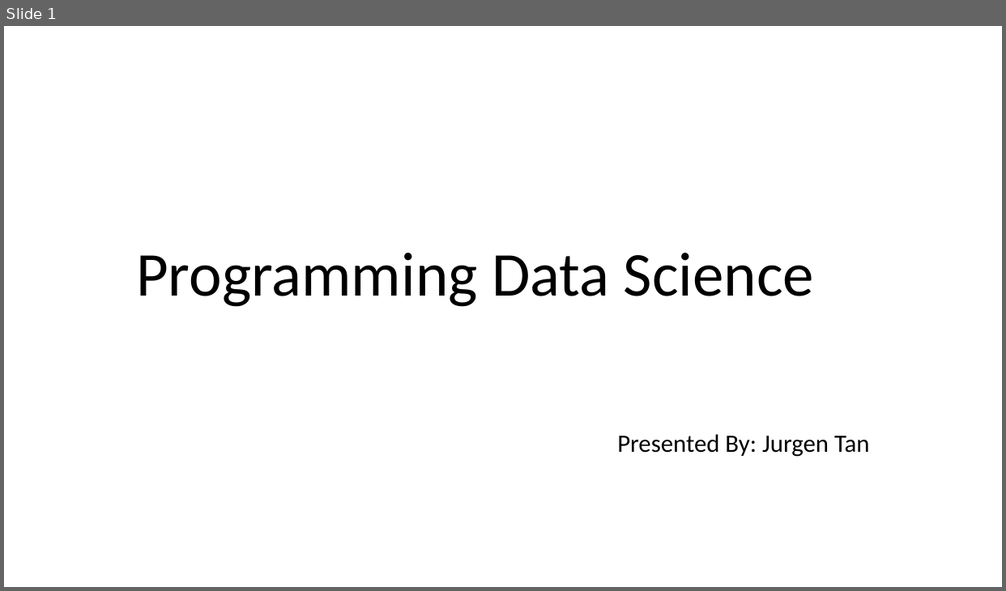
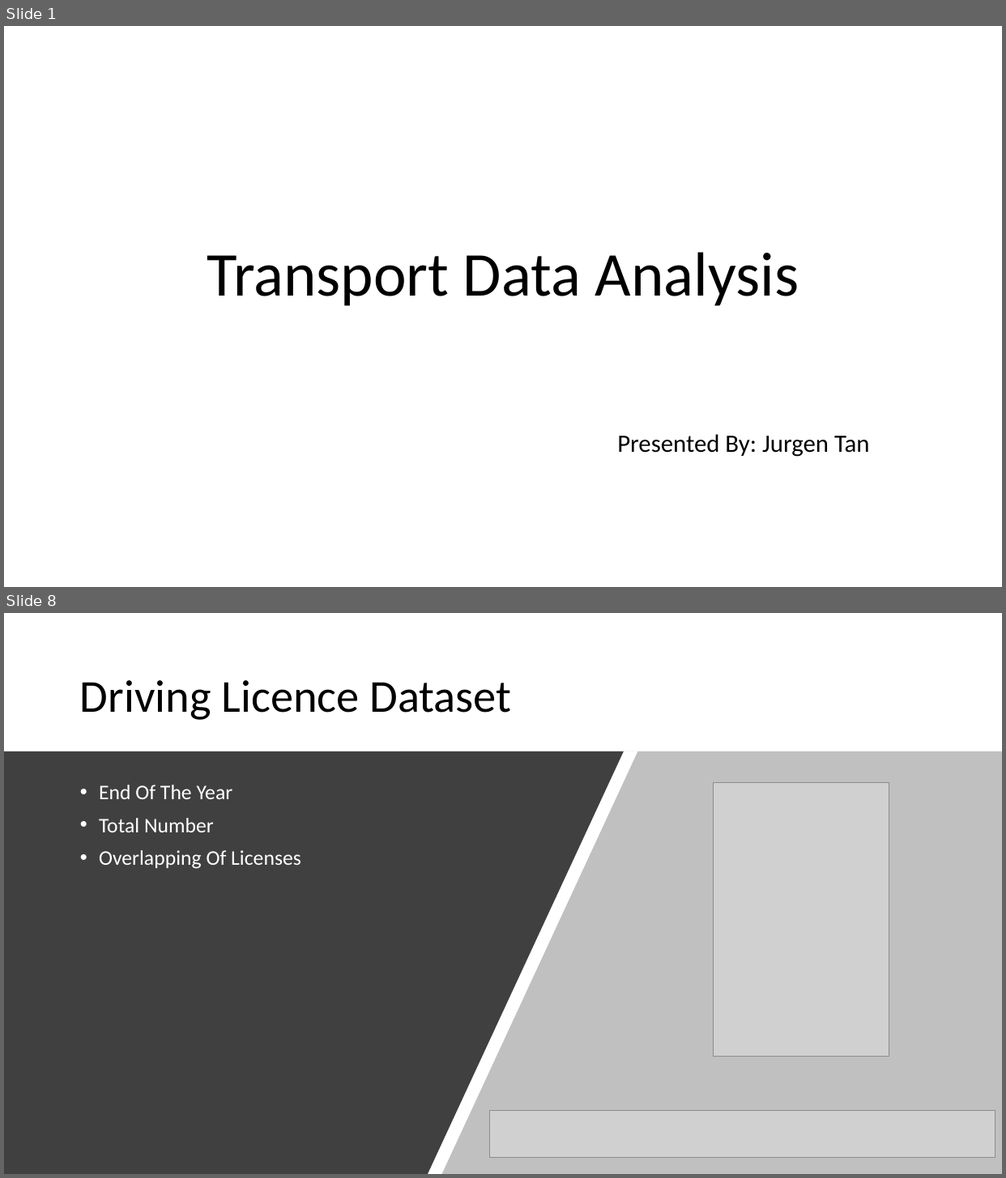
Before and after one commit to jurgen-tan-git/PDS-Assignments, a slide deck: JurgenTan_CA1.pptx. Shown one above the other, each under a label of ours: slide 1 before the commit, slides 1 and 8 after it; the slides between them are not shown. The pictures are 1006x591 and 1006x1178 pixels, drawn with LibreOffice and Linux fonts; fonts in the diff are those of the drawing; grey boxes stand for pictures. Boxes give left, top, right and bottom in pixels: in the first picture for what was removed or moved away, otherwise in the second. Text is boxed around its words. In the diff, an @@ line names an element or a change of style, - is before the commit and + after.

```diff
--- a/JurgenTan_CA1.pptx
+++ b/JurgenTan_CA1.pptx
@@ slide 8 added at <box>4,613,1002,1174</box>, background #FFFFFF @@
@@ title added at <box>80,680,511,720</box>, 44 pt, text #000000 @@
+Driving Licence Dataset
@@ freeform shape added at <box>4,752,624,1174</box>, fill #404040 @@
@@ freeform shape added at <box>403,752,1002,1174</box>, fill #A6A6A6 at 70% opacity @@
@@ text added at <box>99,785,301,869</box>, 20 pt, text #FFFFFF @@
+• End Of The Year
+• Total Number
+• Overlapping Of Licenses
@@ picture added at <box>713,783,889,1056</box> @@
@@ picture added at <box>490,1111,995,1157</box> @@
@@ slide 1 changed as well @@
@@ title at <box>207,252,799,306</box>: text changed @@
-Programming Data Science
+Transport Data Analysis
```
Also in this commit, not shown: 5 other slides changed, 3 other slides added, 4 other files.
